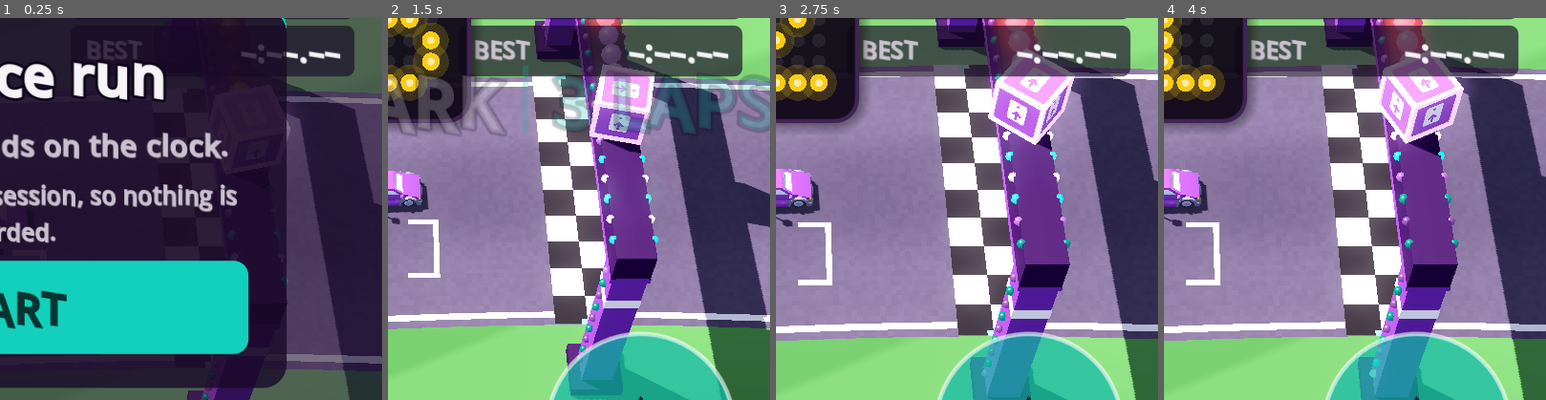
Above: before the commit, frames 1-4 (left to right).
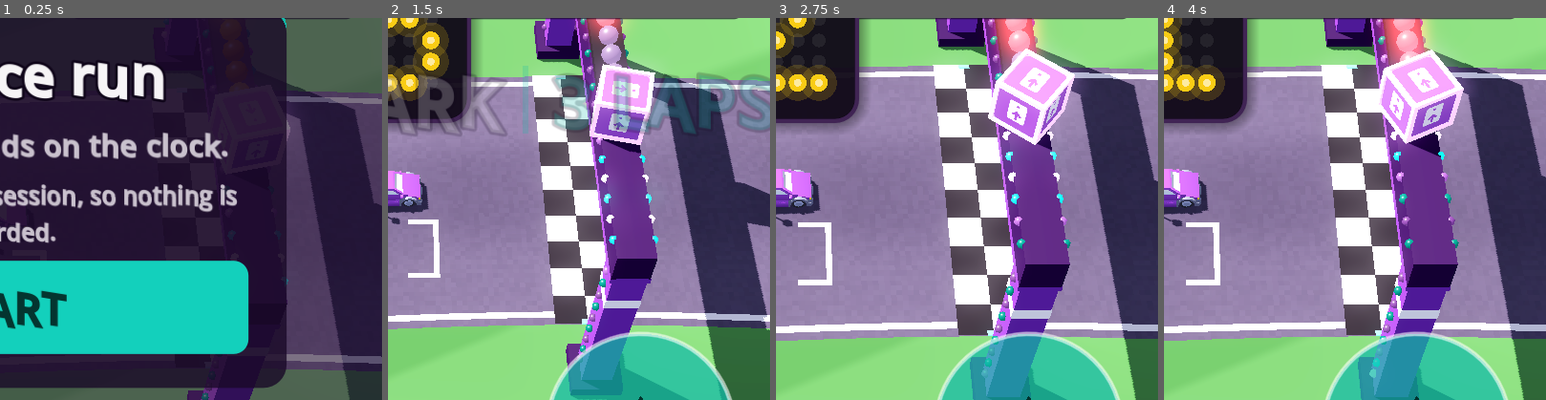
Above: after the commit, the same moments.

Repository: bitrise-silver/bitrise-grand-prix
Game: Godot game, scene res://main.tscn
Two runs of this game, one before a commit and one after it. Both use one fixed random seed, a clock stepped at 60 frames per second and the inputs below.
Inputs (mouse positions are % of the whole screen's width and height, from its top left):
- Up to frame 1 (0.25 s): no input
- Up to frame 2 (1.5 s): click "START" at 0.5 s; tap Enter (ui_accept) at 1.25 s; move the mouse to (72, 45) at 1.27 s; hold Right (ui_right) from 1.28 s (still down); click (72, 45) at 1.42 s
- Up to frame 3 (2.75 s): tap Enter (ui_accept) at 1.52 s; release Right (ui_right) at 2 s; drag from (30, 55) to (45, 70) at 2.02 s
- Up to frame 4 (4 s): move the mouse to (60, 28) at 2.77 s; hold Right (ui_right) 2.78-3.5 s; drag from (45, 70) to (20, 35) at 3.52 s
The pictures show only the part of the screen within x 50-100%, y 27-77%; the shares and areas given below are measured in that part.

The runs differ from the first frame. In frame 1, 2.7% of the frame differs, in the area x 23-93%, y 2-16%; in frame 2, 9.1%, in the area x 21-93%, y 2-16%; in frame 3, 9.1%; in frame 4, 9.1%.

Commit message:
Simplify screens, forgive slow joins, drop best laps and pop-ups
Joining
- The server trades a scanned QR code for a one-time ticket on the
  phone's first request and hands it to the page after `#`, so a slow
  phone or busy Wi-Fi no longer runs into the code's 10 seconds. A scan
  that arrives too late gets "That code has expired".
- The controller build writes gzipped copies of its scripts and styles,
  and the server sends them to browsers that accept gzip.

Screens
- QR screen: no subtitle or instruction line under the code. A Share
  join link button makes a one-time link for someone who cannot scan.
- Sessions: no subtitle. New session sits top right (full width on
  phones), and its dialog shows a map of the chosen track.
- Session page: no subtitle or stats row beside the race.
- Join page: no helper line or how-to. A Bitbot picture when the only
  thing left is to scan again, and the top five on the name form and
  on welcome back.

Results and game
- Best-lap times are gone everywhere: leaderboards, the game's corner
  readout and its results show only a run's total time.
- The game no longer shows lap, Cache hit or bug pop-ups. The lap
  counter, the lap chime, the edge glow and the sounds still mark them.

Co-Authored-By: Claude Opus 5.5 <noreply@anthropic.com>

Diff:
--- a/game/scripts/hud.gd
+++ b/game/scripts/hud.gd
@@ -67,7 +67,6 @@
 var _lap_number: Label
 var _lap_total: Label
 var _time_value: Label
-var _best_value: Label
 var _warning_label: Label
 var _status_label: Label
 var _banner: Label
@@ -91,7 +90,6 @@
 var _results_session: Label
 var _results_time: Label
 var _results_subtitle: Label
-var _results_note: Label
 var _results_rows: VBoxContainer
 var _results_button: Button
 var _portrait: Control
@@ -499,7 +497,6 @@
 	stack.add_child(_lap_total)
 
 	_time_value = _time_row("TIME")
-	_best_value = _time_row("BEST")
 	_warning_label = _label(28, COL_WARN)
 	_warning_label.horizontal_alignment = HORIZONTAL_ALIGNMENT_RIGHT
 	_right.add_child(_warning_label)
@@ -717,11 +714,8 @@
 	_results_subtitle.add_theme_constant_override("outline_size", 0)
 	_results_subtitle.autowrap_mode = TextServer.AUTOWRAP_WORD_SMART
 	detail.add_child(_results_subtitle)
-	_results_note = _label(22, COL_DIM)
-	_results_note.add_theme_constant_override("outline_size", 0)
-	detail.add_child(_results_note)
-
-	var columns := _table_row(["POS", "", "DRIVER", "BEST LAP", "TIME"], Color(0, 0, 0, 0), COL_DIM, 20)
+
+	var columns := _table_row(["POS", "", "DRIVER", "TIME"], Color(0, 0, 0, 0), COL_DIM, 20)
 	column.add_child(columns)
 	_results_rows = VBoxContainer.new()
 	_results_rows.add_theme_constant_override("separation", 4)
@@ -731,14 +725,14 @@
 	_results.visible = false
 
 
-## One row of the results table: position, colour bar, name, best lap, total.
+## One row of the results table: position, colour bar, name, total time.
 func _table_row(cells: Array, background: Color, text_color: Color, text_size := 26, bar := Color(0, 0, 0, 0)) -> PanelContainer:
 	var row := PanelContainer.new()
 	row.add_theme_stylebox_override("panel", _panel_style(background, 8, Vector4(12, 2, 14, 3)))
 	var line := HBoxContainer.new()
 	line.add_theme_constant_override("separation", 12)
 	row.add_child(line)
-	var widths := [52, 6, 0, 150, 150]
+	var widths := [52, 6, 0, 150]
 	for i in cells.size():
 		if i == 1:
 			var swatch := ColorRect.new()
@@ -792,12 +786,11 @@
 
 # --- what the game tells the HUD ----------------------------------------------------------------
 
-## `time_left_ms` is negative when no run is in progress; `best_lap_ms` is 0 before the first lap.
-func set_race_readout(lap: int, laps_total: int, elapsed_ms: int, time_left_ms: int, best_lap_ms := 0) -> void:
+## `time_left_ms` is negative when no run is in progress.
+func set_race_readout(lap: int, laps_total: int, elapsed_ms: int, time_left_ms: int) -> void:
 	_lap_number.text = str(mini(lap, laps_total))
 	_lap_total.text = "/%d" % laps_total
 	_time_value.text = format_time(elapsed_ms)
-	_best_value.text = format_time(best_lap_ms) if best_lap_ms > 0 else "–:––.––"
 	var warn := time_left_ms >= 0 and time_left_ms <= TIME_WARNING_MS
 	_warning_label.visible = warn
 	if warn:
@@ -1016,10 +1009,10 @@
 	_open(_panel)
 
 
-## The results table. Each row is [position, name, best lap, total, colour]; `highlight` is
-## the player's own row. When the table first opens with `count_to_ms` given, the big time
-## counts up to it.
-func show_results(title: String, subtitle: String, button_text: String, note: String, rows: Array, highlight: int,
+## The results table. Each row is [position, name, total time, colour]; `highlight` is the
+## player's own row. When the table first opens with `count_to_ms` given, the big time counts
+## up to it.
+func show_results(title: String, subtitle: String, button_text: String, rows: Array, highlight: int,
 		session_name: String, count_to_ms := -1) -> void:
 	_close(_panel)
 	var opening := not _results.visible or _results.modulate.a < 0.5
@@ -1035,15 +1028,13 @@
 		_count_tween.tween_callback(func() -> void: _results_time.text = title)
 	_results_subtitle.text = subtitle
 	_results_subtitle.visible = not subtitle.is_empty()
-	_results_note.text = note
-	_results_note.visible = not note.is_empty()
 	for child in _results_rows.get_children():
 		child.queue_free()
 	for i in rows.size():
 		var cells: Array = rows[i]
 		var own := i == highlight
-		var bar := Color(str(cells[4])) if cells.size() > 4 else COL_ACCENT
-		var row := _table_row([cells[0], "", cells[1], cells[2], cells[3]], COL_ACCENT if own else COL_ROW, COL_ON_ACCENT if own else COL_TEXT, 26, bar)
+		var bar := Color(str(cells[3])) if cells.size() > 3 else COL_ACCENT
+		var row := _table_row([cells[0], "", cells[1], cells[2]], COL_ACCENT if own else COL_ROW, COL_ON_ACCENT if own else COL_TEXT, 26, bar)
 		_results_rows.add_child(row)
 		if opening:
 			# Rows come in one after another, top first.
--- a/game/scripts/main.gd
+++ b/game/scripts/main.gd
@@ -494,17 +494,16 @@
 			hud.sticks_enabled = false
 
 
-func _on_lap(lap: int, lap_ms: int) -> void:
+func _on_lap(lap: int, _lap_ms: int) -> void:
 	_send_position()
 	if autopilot and not OS.has_feature("web"):
 		var rate := float(Engine.physics_ticks_per_second)
 		print("lap %d: %.2f s simulated" % [lap, (_sim_ticks - _sim_lap_start) / rate])
 		_sim_lap_start = _sim_ticks
+	# No pop-up: the corner readout already counts laps, and a chime marks the new one.
 	if lap == _laps_total - 1:
-		hud.show_toast("FINAL LAP   %s" % Hud.format_time(lap_ms), COL_GOLD, 1.4)
 		audio.play("final_lap")
 	elif lap < _laps_total:
-		hud.show_toast("LAP %d   %s" % [lap, Hud.format_time(lap_ms)], Color("#c289e6"), 1.2)
 		audio.play("lap")
 
 
@@ -526,13 +525,12 @@
 	_autopilot_restart = 5.0
 
 
+## No pop-up: the screen edges glow in the box's colour, and the sound says which it was.
 func _on_effect(kind: String) -> void:
 	if kind == "boost":
-		hud.show_toast("CACHE HIT  +50%", COL_BOOST)
 		hud.pulse_edges(COL_BOOST, 0.5)
 		audio.play("boost")
 	else:
-		hud.show_toast("BUG  -50%", COL_BUG)
 		hud.pulse_edges(COL_BUG, 0.6)
 		audio.play("bug")
 		_shake = maxf(_shake, 0.55)
@@ -567,7 +565,7 @@
 	if not net:
 		hud.show_panel("Practice run", laps, "START", "Not connected to a session, so nothing is recorded.")
 	elif not _session_open:
-		hud.show_results("Session closed", "", "", "", _board_rows(), _own_board_row(), _session_name)
+		hud.show_results("Session closed", "", "", _board_rows(), _own_board_row(), _session_name)
 	else:
 		hud.show_panel(str(identity.get("name", "Ready?")), "%s\n%s" % [_session_name, laps], "START")
 
@@ -592,10 +590,9 @@
 			subtitle = "That one did not count. Try again!"
 		else:
 			subtitle = "This run was not recorded (%s)." % str(server.get("reason", "unknown"))
-	var note := "Best lap %s" % Hud.format_time(race.best_lap_ms()) if race.best_lap_ms() > 0 else ""
 	var can_retry := not net or _session_open
 	var count_to: int = int(_last_run.get("total_ms", 0)) if completed else -1
-	hud.show_results(title, subtitle, "RACE AGAIN" if can_retry else "", note, _board_rows(), _own_board_row(), _session_name, count_to)
+	hud.show_results(title, subtitle, "RACE AGAIN" if can_retry else "", _board_rows(), _own_board_row(), _session_name, count_to)
 
 
 func _board_rows() -> Array:
@@ -610,12 +607,10 @@
 	return rows
 
 
-## [position, name, best lap, total, colour]
+## [position, name, total time, colour]
 func _board_row(entry: Dictionary) -> Array:
 	var time := Hud.format_time(int(entry.get("totalMs", 0))) if entry.get("finished", false) else "%d/%d laps" % [int(entry.get("lapsCompleted", 0)), _laps_total]
-	var best: Variant = entry.get("bestLapMs", null)
-	var best_text := Hud.format_time(int(best)) if best != null else "–"
-	return [str(int(entry.get("rank", 0))), str(entry.get("name", "")), best_text, time, str(entry.get("color", "#9247c2"))]
+	return [str(int(entry.get("rank", 0))), str(entry.get("name", "")), time, str(entry.get("color", "#9247c2"))]
 
 
 func _own_board_row() -> int:
@@ -666,7 +661,7 @@
 	scenery.update_focus(focus, delta)
 
 	var time_left: int = _time_limit_ms - race.elapsed_ms() if race.state == Race.State.RACING else -1
-	hud.set_race_readout(race.lap, _laps_total, race.elapsed_ms(), time_left, race.best_lap_ms())
+	hud.set_race_readout(race.lap, _laps_total, race.elapsed_ms(), time_left)
 	if time_left >= 0 and time_left <= TICK_FROM_MS:
 		var second := int(ceil(time_left / 1000.0))
 		if second != _last_tick_second:
--- a/game/scripts/race.gd
+++ b/game/scripts/race.gd
@@ -53,10 +53,6 @@
 		State.FINISHED:
 			return _final_ms
 	return 0
-
-
-func best_lap_ms() -> int:
-	return int(lap_times_ms.min()) if not lap_times_ms.is_empty() else 0
 
 
 func _process(delta: float) -> void:
Not shown, changed: packages/controller/src/api.ts
Not shown, changed: packages/controller/vite.config.ts
Not shown, changed: packages/server/src/app.ts
Not shown, changed: packages/server/test/app.test.ts
